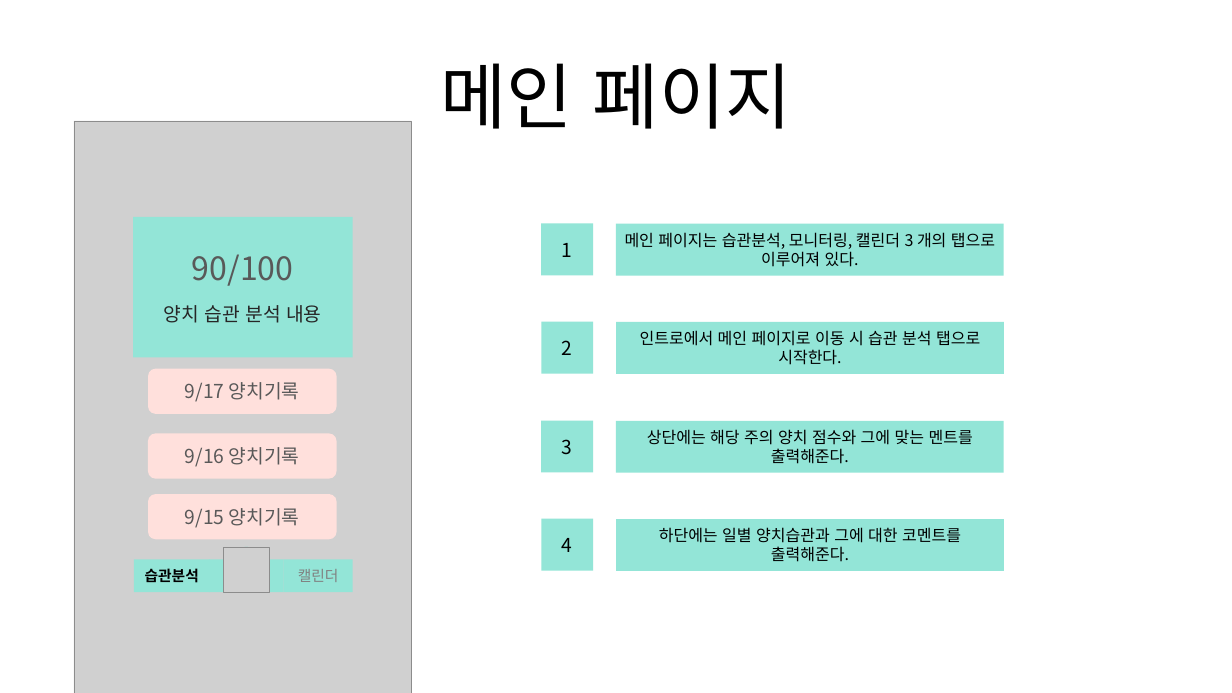
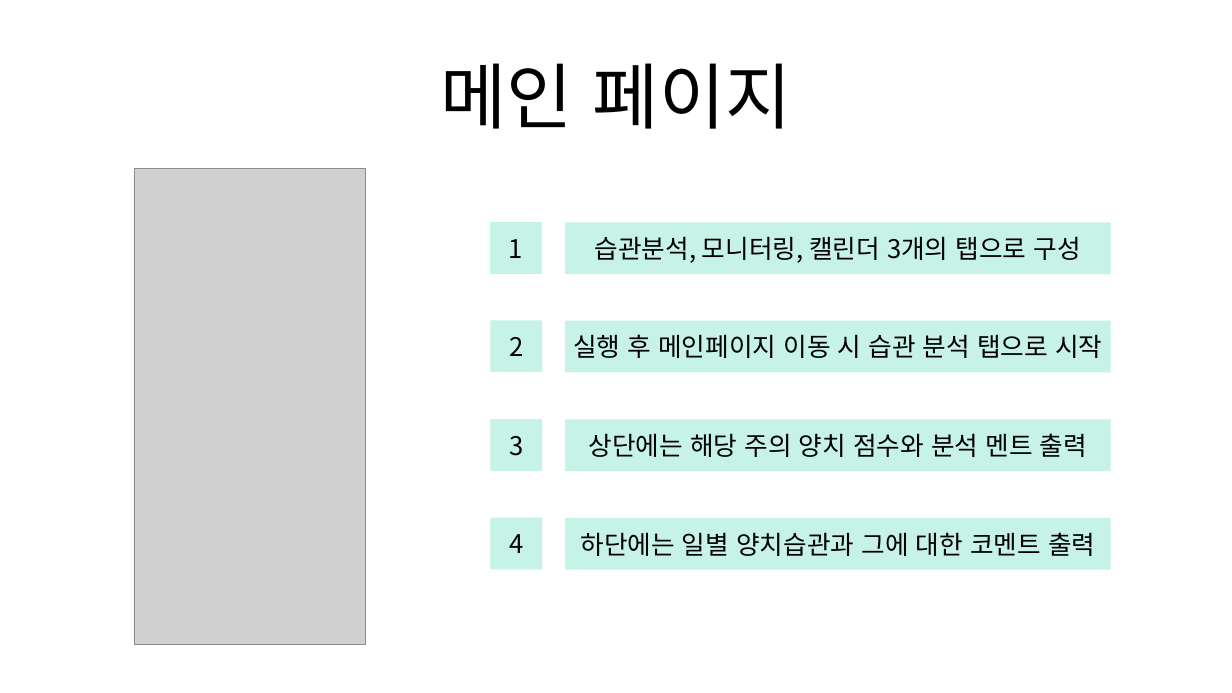
Before and after one commit to Team-Achi/Docs, a slide deck: slide 12 of 캡스톤디자인_5주차 발표자료_5조.pptx. Drawn at 1232x693 pixels with LibreOffice and Linux fonts; fonts in the diff are those of the drawing; grey boxes stand for pictures. Boxes give left, top, right and bottom in pixels: in the first picture for what was removed or moved away, otherwise in the second. Text is boxed around its words. In the diff, an @@ line names an element or a change of style, - is before the commit and + after.

```diff
--- a/캡스톤디자인_5주차 발표자료_5조.pptx
+++ b/캡스톤디자인_5주차 발표자료_5조.pptx
@@ picture resized from (x1=74, y1=121, x2=411, y2=693) to (x1=134, y1=169, x2=365, y2=644) @@
@@ rectangle removed at (x1=133, y1=217, x2=352, y2=357) @@
-90/100
-양치 습관 분석 내용
@@ fill #93E5D7 to #C7F2E8 in 4 elements at (x1=565, y1=518, x2=1111, y2=570), (x1=565, y1=419, x2=1111, y2=471), (x1=565, y1=321, x2=1111, y2=372), (x1=565, y1=222, x2=1111, y2=274) @@
@@ rectangle "습관분석, 모니터링, 캘린더 3개의 탭으로 ..." resized from (x1=616, y1=224, x2=1003, y2=275) to (x1=565, y1=222, x2=1111, y2=274) @@
@@ text in rectangle at (x1=595, y1=236, x2=1081, y2=263): text changed; size 25 to 40 pt @@
-메인 페이지는 습관분석, 모니터링, 캘린더 3 개의 탭으로 이루어져 있다.
+습관분석, 모니터링, 캘린더 3개의 탭으로 구성
@@ rectangle "실행 후 메인페이지 이동 시 ..." resized from (x1=616, y1=322, x2=1004, y2=374) to (x1=565, y1=321, x2=1111, y2=372) @@
@@ text in rectangle at (x1=573, y1=334, x2=1102, y2=358): text changed; size 25 to 40 pt @@
-인트로에서 메인 페이지로 이동 시 습관 분석 탭으로 시작한다.
+실행 후 메인페이지 이동 시 습관 분석 탭으로 시작
@@ rounded rectangle removed at (x1=148, y1=369, x2=336, y2=414) @@
-9/17 양치기록
@@ rectangle "상단에는 해당 주의 양치 점수와 ..." resized from (x1=616, y1=421, x2=1003, y2=473) to (x1=565, y1=419, x2=1111, y2=471) @@
@@ rounded rectangle removed at (x1=148, y1=433, x2=336, y2=479) @@
-9/16 양치기록
@@ text in rectangle at (x1=589, y1=433, x2=1087, y2=457): text changed; size 25 to 40 pt @@
-상단에는 해당 주의 양치 점수와 그에 맞는 멘트를 출력해준다.
+상단에는 해당 주의 양치 점수와 분석 멘트 출력
@@ rounded rectangle removed at (x1=148, y1=494, x2=336, y2=539) @@
-9/15 양치기록
@@ 4 rectangles moved together from (x1=541, y1=224, x2=593, y2=570) to (x1=490, y1=222, x2=542, y2=569) @@
@@ size 30 to 40 pt; fill #93E5D7 to #C7F2E8 in 4 elements at (x1=490, y1=222, x2=542, y2=274), (x1=490, y1=419, x2=542, y2=471), (x1=490, y1=320, x2=542, y2=372), (x1=490, y1=517, x2=542, y2=569) @@
@@ rectangle "하단에는 일별 양치습관과 그에 대한 ..." resized from (x1=616, y1=519, x2=1004, y2=570) to (x1=565, y1=518, x2=1111, y2=570) @@
@@ text in rectangle at (x1=580, y1=532, x2=1095, y2=556): text changed; size 25 to 40 pt @@
-하단에는 일별 양치습관과 그에 대한 코멘트를 출력해준다.
+하단에는 일별 양치습관과 그에 대한 코멘트 출력
@@ rectangle removed at (x1=134, y1=559, x2=210, y2=592) @@
-습관분석
@@ rectangle removed at (x1=209, y1=559, x2=284, y2=592) @@
@@ ellipse removed at (x1=224, y1=547, x2=269, y2=592) @@
@@ picture removed at (x1=224, y1=547, x2=269, y2=592) @@
@@ rectangle removed at (x1=284, y1=559, x2=352, y2=592) @@
-캘린더
```
Also in this commit, not shown: 6 other slides changed.
